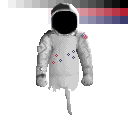
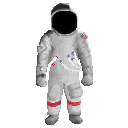
Revision of a layered 128px x 128px image; what changed, layer by layer:
painted on "Helm_S1" over (69, 28, 79, 38)
added layer "Torso_D1" in group "Torso_2" over (47, 51, 82, 73)
painted on "Torso_2_C1" over (48, 33, 80, 115)
added layer "Leg_R_D1" in group "Legs" over (67, 83, 83, 106)
renamed "Leg_R_BG copy" to "Leg_R_C1", painted on it over (51, 68, 83, 125)
added layer "Leg_L_D1" in group "Legs" over (47, 84, 75, 107)
added layer "Leg_L_C1" in group "Legs" over (45, 77, 82, 125)
hid "Leg_R_BG" over (45, 68, 66, 125)
hid group "Torso_1" (2 layers) over (47, 30, 82, 73)
hid "Pallet", painted on it over (8, 0, 128, 125)
